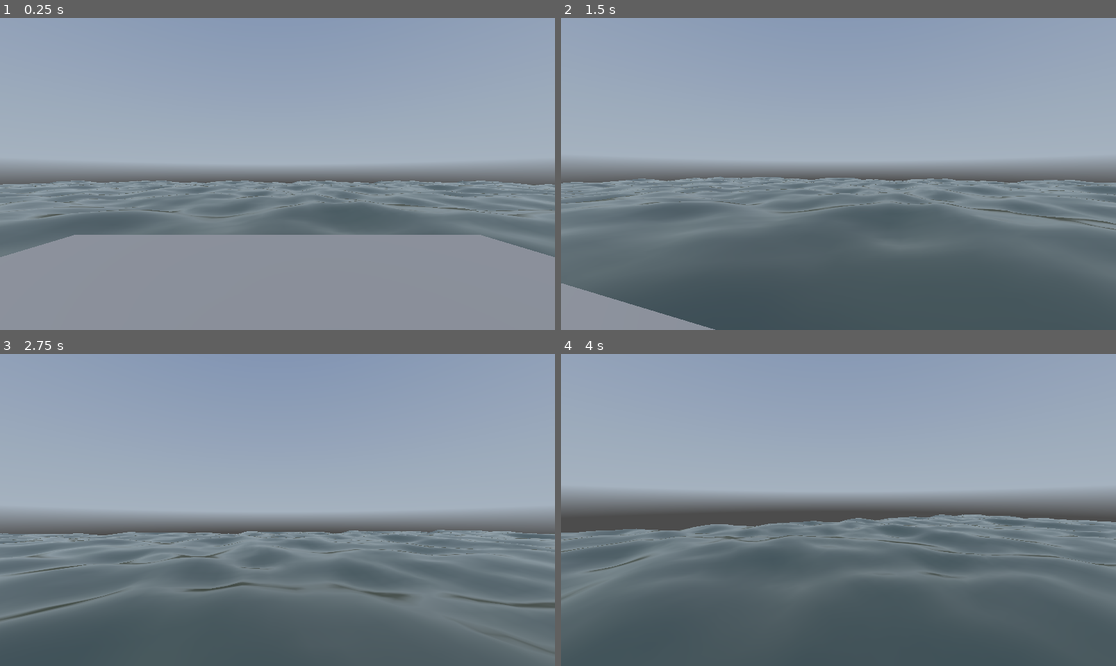
Above: before the commit, frames 1-4 (two rows, left to right).
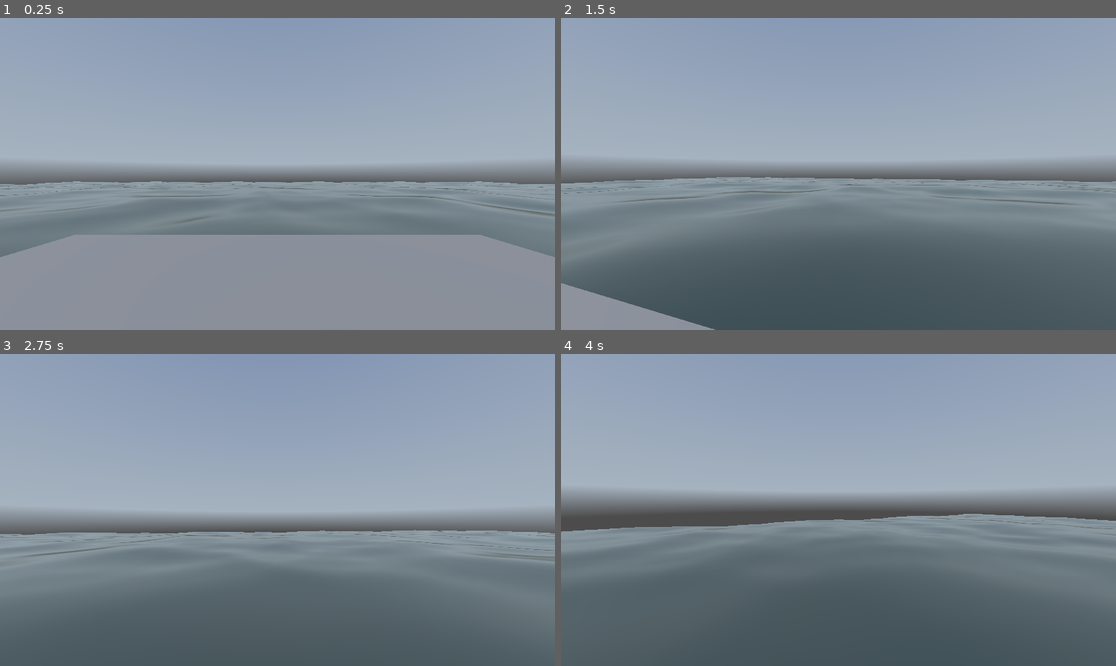
Above: after the commit, the same moments.

Repository: dairycultist/maltigi-run
Game: Godot game, scene res://world.tscn
The game is run twice, just before and just after one commit, with the same random seed, the same clock (stepped at 60 frames per second) and the same inputs. A sky picture missing from this copy of the repository is replaced by a grey-blue gradient.
Inputs (mouse positions are in pixels of both pictures, inside the frame that each line leads up to):
- Up to frame 1 (0.25 s): no input
- Up to frame 2 (1.5 s): tap Enter (ui_accept) at 0.5, 0.77 s; move the mouse to (866, 174) at 0.52 s; hold Up (walk_up) from 0.53 s (still down); move the mouse to (810, 174) at 1.27 s
- Up to frame 3 (2.75 s): keep holding Up (walk_up); tap Enter (ui_accept) at 1.52 s; move the mouse to (288, 503) at 2.02 s
- Up to frame 4 (4 s): keep holding Up (walk_up); move the mouse to (832, 516) at 2.77 s; tap Enter (ui_accept) at 3.02, 3.77 s; move the mouse to (877, 513) at 3.52 s

The runs differ from the first frame. In frame 1, 3.9% of the frame differs, in the area x 0-100%, y 52-70%; in frame 2, 4.3%, in the area x 0-100%, y 50-74%; in frame 3, 3.8%; in frame 4, 3.4%.

Commit message:
Water noise is 3D now

Diff:
--- a/water.gdshader
+++ b/water.gdshader
@@ -1,21 +1,21 @@
 shader_type spatial;
 
 //uniform sampler2D Depth : hint_depth_texture, repeat_disable, filter_nearest;
-uniform sampler2D Noise : repeat_enable, filter_nearest;
+uniform sampler3D Noise : repeat_enable;
 uniform vec3 Color : source_color = vec3(1.0, 0.5, 0.0);
 
 void vertex() {
 
-	vec2 sample_pos = TIME * 0.1 + vec2(VERTEX.x, VERTEX.z) * 0.05;
+	vec3 sample_pos = TIME * 0.1 + vec3(VERTEX.x, 0, VERTEX.z) * 0.05;
 
 	float sample = texture(Noise, sample_pos).r;
 
-	float sample_px = texture(Noise, sample_pos + vec2( 0.05, 0)).r;
-	float sample_nx = texture(Noise, sample_pos + vec2(-0.05, 0)).r;
-	float sample_pz = texture(Noise, sample_pos + vec2(0,  0.05)).r;
-	float sample_nz = texture(Noise, sample_pos + vec2(0, -0.05)).r;
+	VERTEX.y += sample;
 
-	VERTEX.y += sample;
+	float sample_px = texture(Noise, sample_pos + vec3( 0.05, 0, 0)).r;
+	float sample_nx = texture(Noise, sample_pos + vec3(-0.05, 0, 0)).r;
+	float sample_pz = texture(Noise, sample_pos + vec3(0, 0,  0.05)).r;
+	float sample_nz = texture(Noise, sample_pos + vec3(0, 0, -0.05)).r;
 
 	NORMAL = vec3((sample_nx - sample_px) / 2.0, 1.0, (sample_nz - sample_pz) / 2.0);
 }
--- a/world.tscn
+++ b/world.tscn
@@ -17,22 +17,22 @@
 subdivide_depth = 200
 orientation = 1
 
-[sub_resource type="FastNoiseLite" id="FastNoiseLite_fj7yv"]
+[sub_resource type="FastNoiseLite" id="FastNoiseLite_tlwt5"]
 noise_type = 2
 seed = 1308
-frequency = 0.0079
+frequency = 0.026
 fractal_octaves = 2
 cellular_return_type = 3
 
-[sub_resource type="NoiseTexture2D" id="NoiseTexture2D_tlwt5"]
+[sub_resource type="NoiseTexture3D" id="NoiseTexture3D_aqk2v"]
 seamless = true
-seamless_blend_skirt = 0.612
-noise = SubResource("FastNoiseLite_fj7yv")
+seamless_blend_skirt = 0.5
+noise = SubResource("FastNoiseLite_tlwt5")
 
 [sub_resource type="ShaderMaterial" id="ShaderMaterial_tlwt5"]
 render_priority = 0
 shader = ExtResource("2_fj7yv")
-shader_parameter/Noise = SubResource("NoiseTexture2D_tlwt5")
+shader_parameter/Noise = SubResource("NoiseTexture3D_aqk2v")
 shader_parameter/Color = Color(0.12724, 0.196513, 0.138541, 1)
 
 [node name="World" type="Node3D"]
